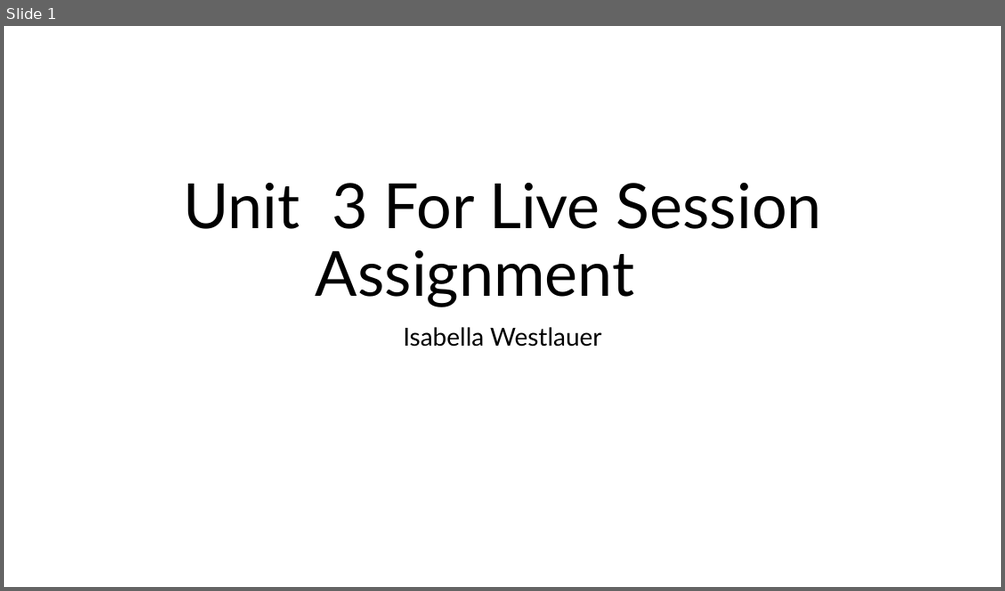
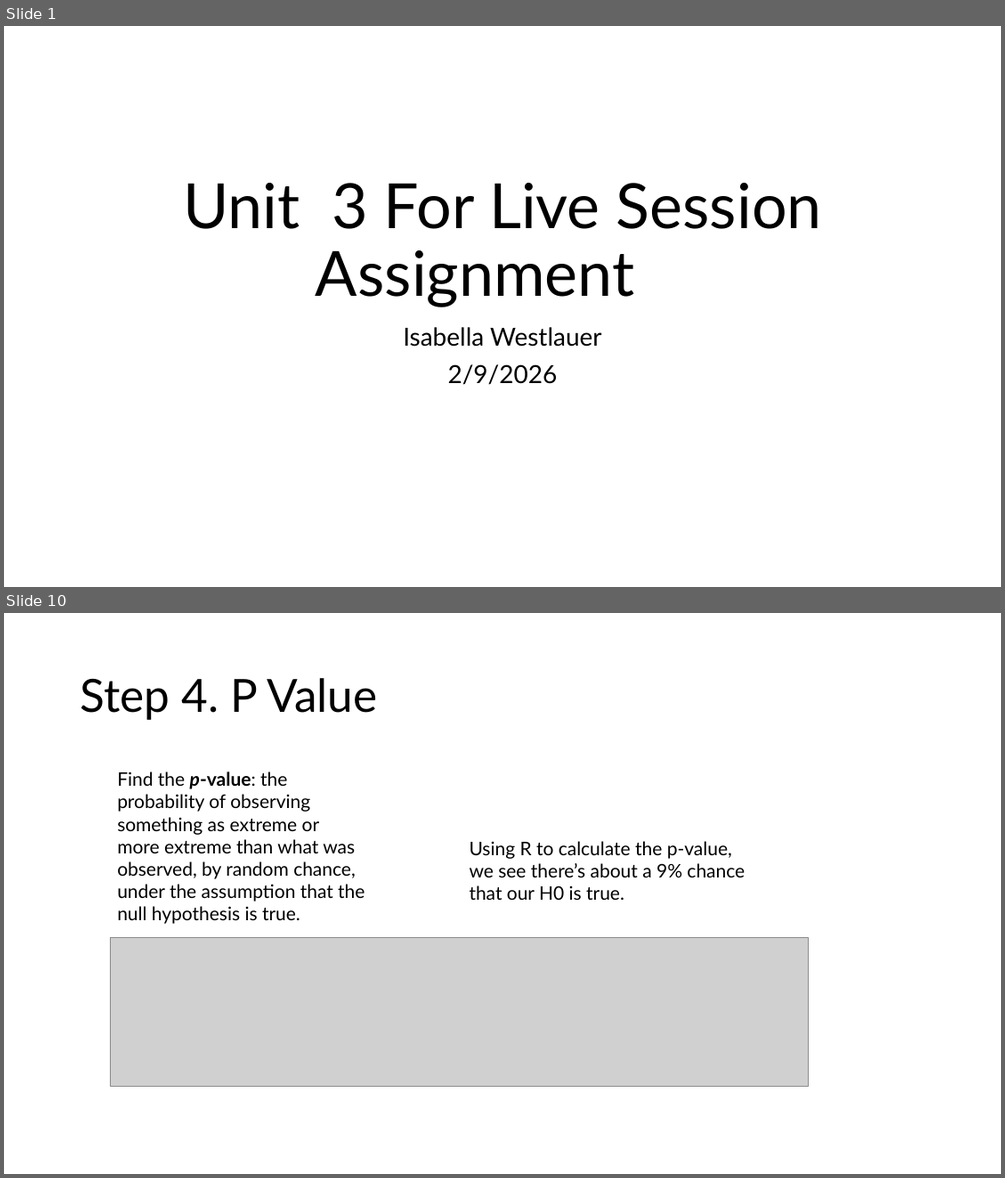
Before and after one commit to Iwestlauer/doing_data_science, a slide deck: Unit 3 Data Transformation and EDA/Isabella_Westlauer_FLS_Unit3.pptx. Shown one above the other, each under a label of ours: slide 1 before the commit, slides 1 and 10 after it; the slides between them are not shown. The pictures are 1005x591 and 1005x1178 pixels, drawn with LibreOffice and Linux fonts; fonts in the diff are those of the drawing; grey boxes stand for pictures. Boxes give left, top, right and bottom in pixels: in the first picture for what was removed or moved away, otherwise in the second. Text is boxed around its words. In the diff, an @@ line names an element or a change of style, - is before the commit and + after.

```diff
--- a/Unit 3 Data Transformation and EDA/Isabella_Westlauer_FLS_Unit3.pptx
+++ b/Unit 3 Data Transformation and EDA/Isabella_Westlauer_FLS_Unit3.pptx
@@ slide 10 added at (x1=4, y1=613, x2=1001, y2=1174), background #FFFFFF @@
@@ title added at (x1=80, y1=678, x2=377, y2=720), 44 pt, text #000000 @@
+Step 4. P Value
@@ text added at (x1=117, y1=771, x2=364, y2=924), 18 pt, text #000000 @@
+Find the p-value: the probability of observing something as extreme or more extreme than what was observed, by random chance, under the assumption that the null hypothesis is true.
@@ text added at (x1=469, y1=841, x2=744, y2=900), 18 pt, text #000000 @@
+Using R to calculate the p-value, we see there’s about a 9% chance that our H0 is true.
@@ picture added at (x1=110, y1=938, x2=809, y2=1086) @@
@@ slide 1 changed as well @@
@@ subtitle at (x1=448, y1=364, x2=558, y2=385): paragraph added @@
+2/9/2026
```
Also in this commit, not shown: 16 other slides added, 1 slide removed, 11 other files.
